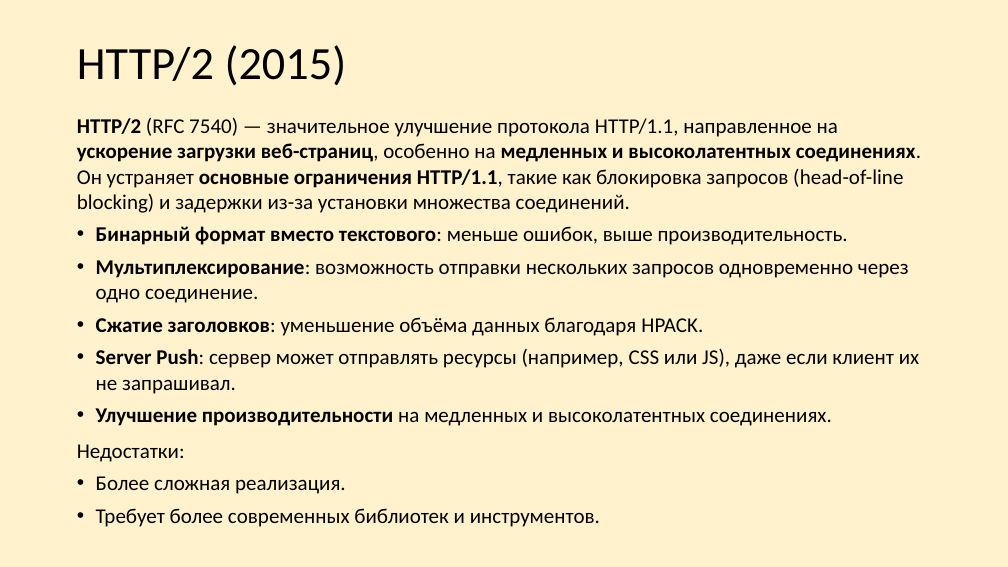
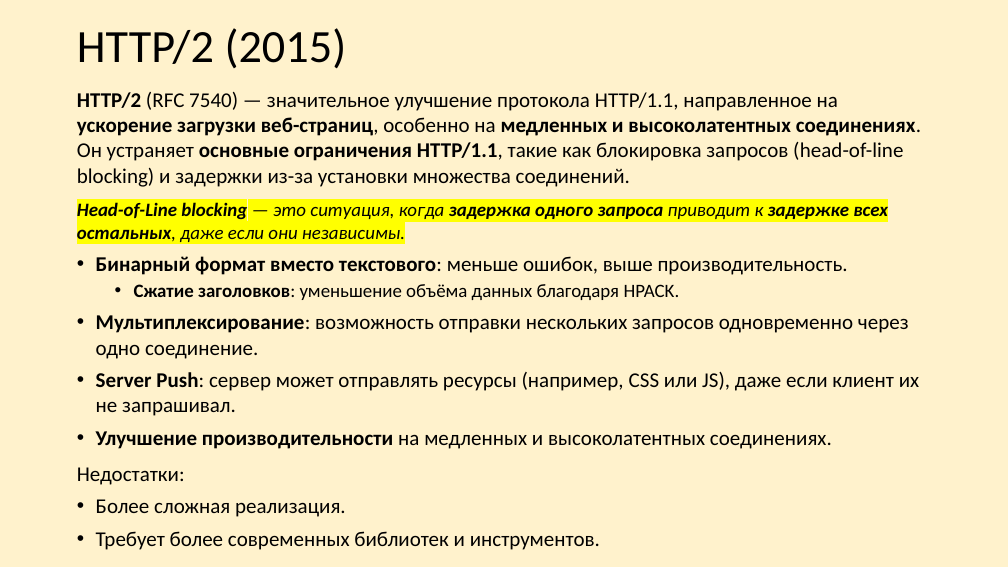
Before and after one commit to xtrueman/network_programming, a slide deck: slide 38 of HTTP-proto.pptx (slide 36 before the commit). Drawn at 1008x567 pixels with LibreOffice and Linux fonts; fonts in the diff are those of the drawing. Boxes give left, top, right and bottom in pixels: in the first picture for what was removed or moved away, otherwise in the second. Text is boxed around its words. In the diff, an @@ line names an element or a change of style, - is before the commit and + after.

Commit message:
HTTP

```diff
--- a/HTTP-proto.pptx
+++ b/HTTP-proto.pptx
@@ title "HTTP/2 (2015)": place and size @@
-title "HTTP/2 (2015)" at [77, 45, 347, 86]
+title "HTTP/2 (2015)" at [77, 28, 347, 69]
@@ text "HTTP/2 (RFC 7540) — значительное ...": place and size @@
-text "HTTP/2 (RFC 7540) — значительное ..." at [77, 118, 921, 527]
+text "HTTP/2 (RFC 7540) — значительное ..." at [77, 92, 921, 550]
@@ text at [77, 202, 888, 242]: paragraph added @@
+Head-of-Line blocking — это ситуация, когда задержка одного запроса приводит к задержке всех остальных, даже если они независимы.
@@ text at [134, 284, 680, 300]: paragraph added @@
+  • Сжатие заголовков: уменьшение объёма данных благодаря HPACK.
@@ text at [96, 317, 703, 336]: paragraph removed @@
-• Сжатие заголовков: уменьшение объёма данных благодаря HPACK.
```
Also in this commit, not shown: 28 other slides changed, 3 slides added, 1 other file.
